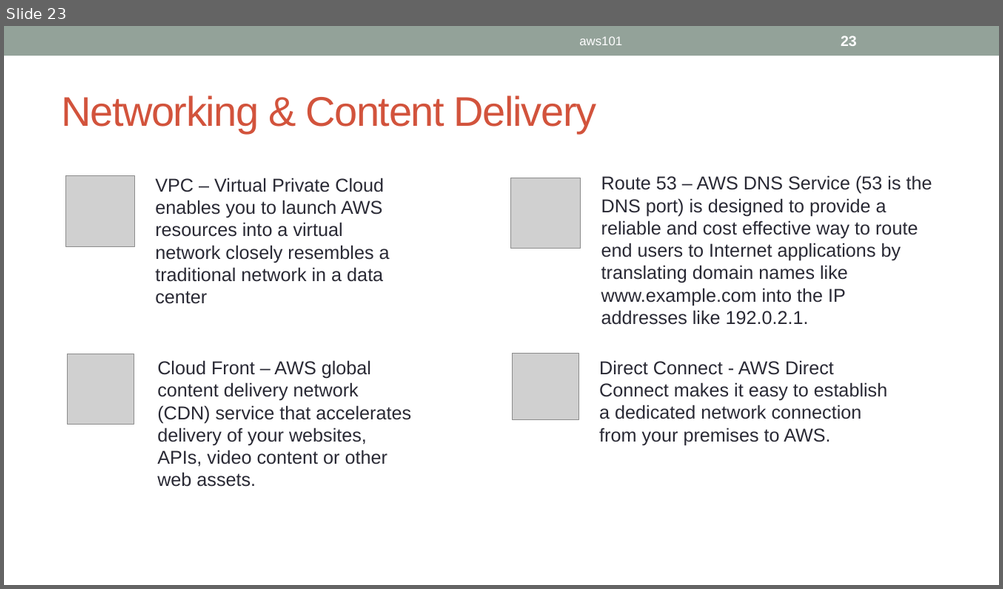
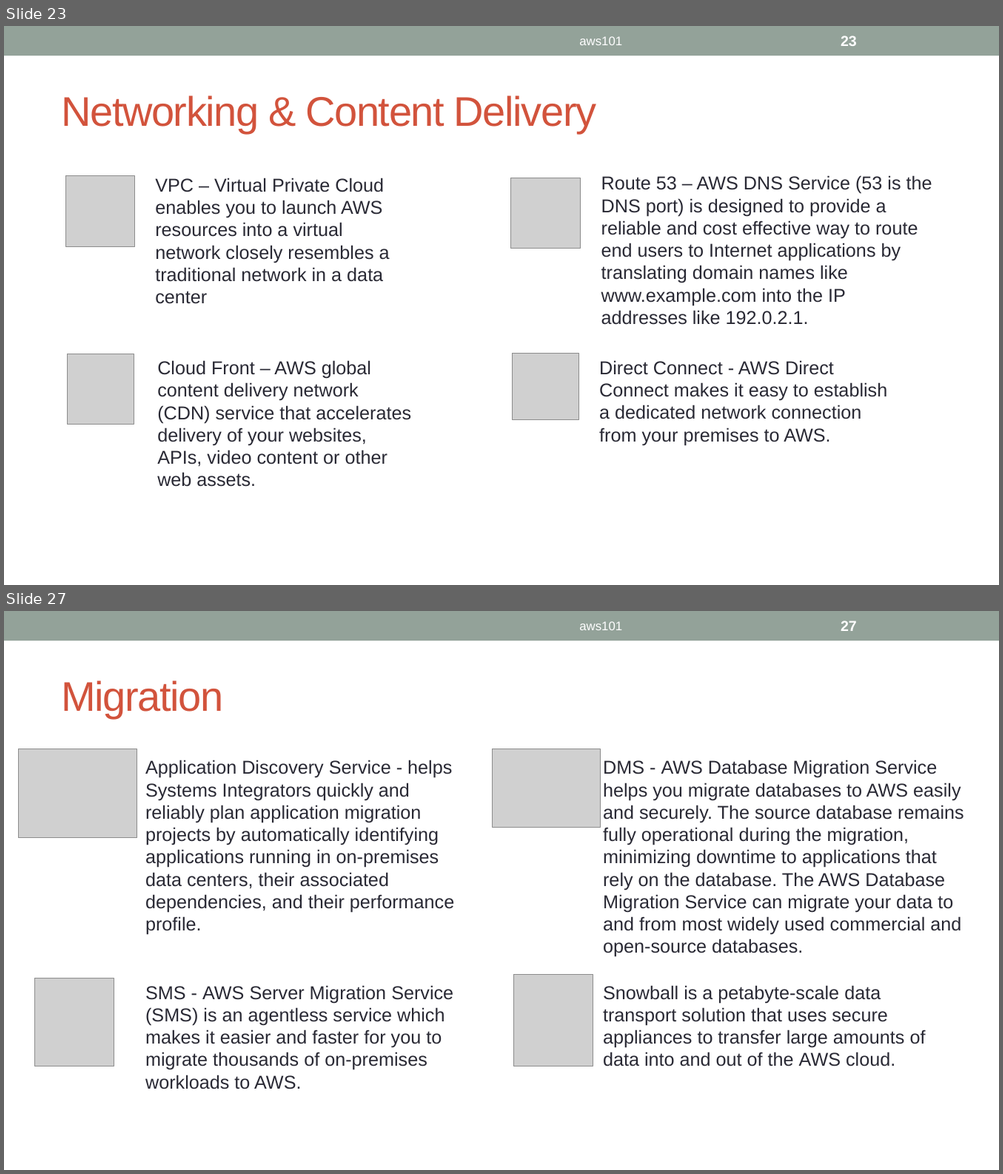
Before and after one commit to ignis01/aws101, a slide deck: aws101.pptx. Shown one above the other, each under a label of ours: slide 23 before the commit, slides 23 and 27 after it; the slides between them are not shown. The pictures are 1003x589 and 1003x1174 pixels, drawn with LibreOffice and Linux fonts; fonts in the diff are those of the drawing; grey boxes stand for pictures. Boxes give left, top, right and bottom in pixels: in the first picture for what was removed or moved away, otherwise in the second. Text is boxed around its words. In the diff, an @@ line names an element or a change of style, - is before the commit and + after.

```diff
--- a/aws101.pptx
+++ b/aws101.pptx
@@ slide 27 added at (x1=4, y1=611, x2=999, y2=1170), background #FFFFFF; not listed: 1 template element that a slide beside it also shows @@
@@ text added at (x1=579, y1=621, x2=622, y2=630), 12 pt, text #FFFFFF @@
+aws101
@@ page number added at (x1=840, y1=621, x2=856, y2=631), 14 pt, text #FFFFFF, bold @@
+27
@@ title added at (x1=61, y1=681, x2=223, y2=718), 40 pt, text #D2533C @@
+Migration
@@ picture added at (x1=18, y1=749, x2=136, y2=838) @@
@@ text added at (x1=145, y1=760, x2=454, y2=935), 18 pt, text #292934 @@
+Application Discovery Service - helps Systems Integrators quickly and reliably plan application migration projects by automatically identifying applications running in on-premises data centers, their associated dependencies, and their performance profile.
@@ picture added at (x1=492, y1=749, x2=601, y2=827) @@
@@ text added at (x1=603, y1=760, x2=964, y2=957), 18 pt, text #292934 @@
+DMS - AWS Database Migration Service helps you migrate databases to AWS easily and securely. The source database remains fully operational during the migration, minimizing downtime to applications that rely on the database. The AWS Database Migration Service can migrate your data to and from most widely used commercial and open-source databases.
@@ picture added at (x1=34, y1=979, x2=114, y2=1067) @@
@@ text added at (x1=145, y1=985, x2=453, y2=1090), 18 pt, text #292934 @@
+SMS - AWS Server Migration Service (SMS) is an agentless service which makes it easier and faster for you to migrate thousands of on-premises workloads to AWS.
@@ picture added at (x1=514, y1=974, x2=593, y2=1066) @@
@@ text added at (x1=603, y1=985, x2=925, y2=1067), 18 pt, text #292934 @@
+Snowball is a petabyte-scale data transport solution that uses secure appliances to transfer large amounts of data into and out of the AWS cloud.
```
Also in this commit, not shown: 2 slides changed, 12 other slides added.
